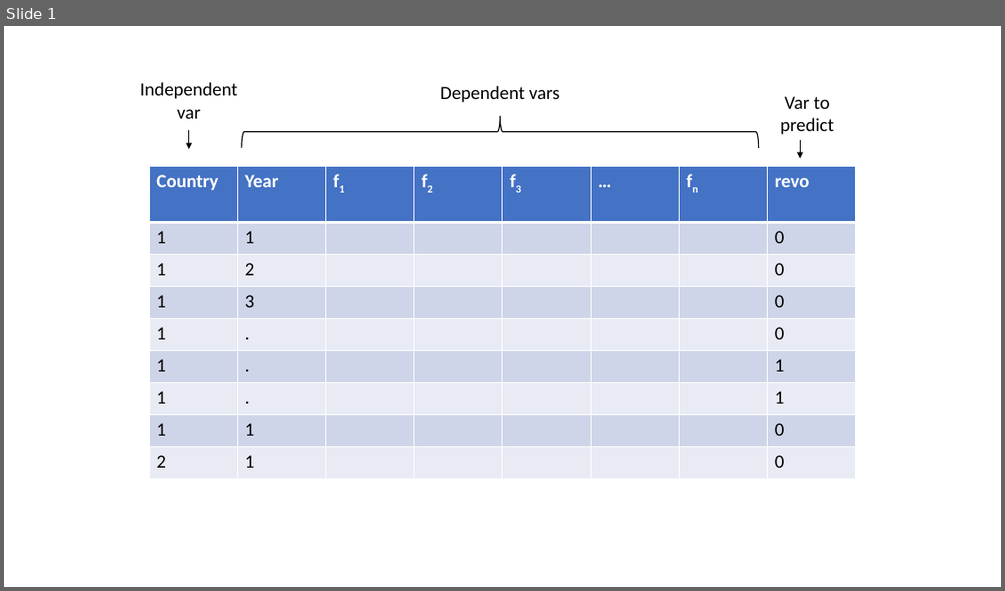
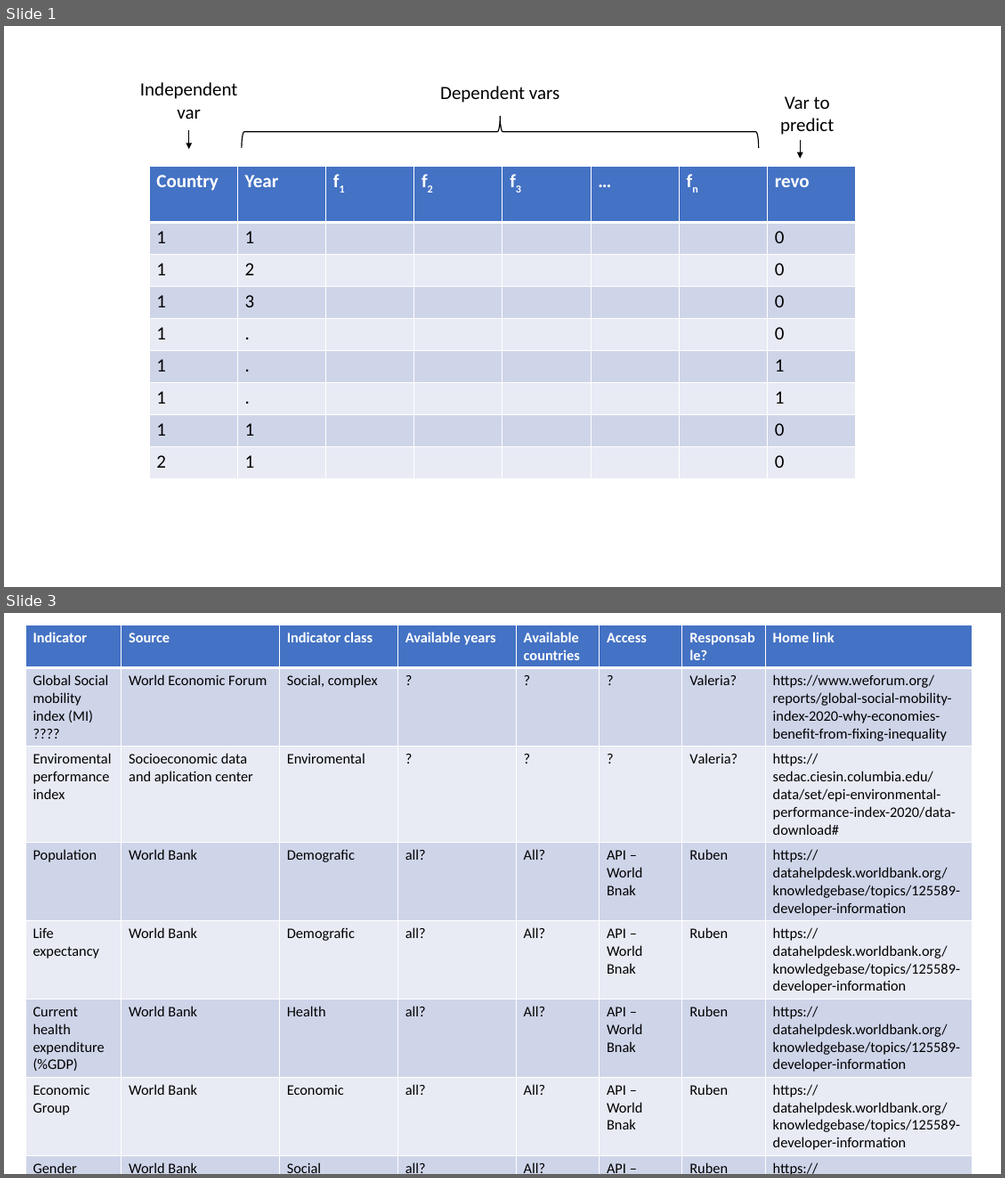
Before and after one commit to rjlopez2/ADS-_CAS_Bern_2020, a slide deck: Projects/M3/Project.pptx. Shown one above the other, each under a label of ours: slide 1 before the commit, slides 1 and 3 after it; the slides between them are not shown. The pictures are 1005x591 and 1005x1178 pixels, drawn with LibreOffice and Linux fonts; fonts in the diff are those of the drawing. Boxes give left, top, right and bottom in pixels: in the first picture for what was removed or moved away, otherwise in the second. Text is boxed around its words. In the diff, an @@ line names an element or a change of style, - is before the commit and + after.

```diff
--- a/Projects/M3/Project.pptx
+++ b/Projects/M3/Project.pptx
@@ slide 3 added at [4,613,1001,1174], background #FFFFFF @@
@@ table added at [25,625,971,1174], 8 rows, 8 columns @@
+Indicator | Source | Indicator class | Available years | Available countries | Access | Responsable? | Home link
+Global Social mobility index (MI) / ???? | World Economic Forum | Social, complex | ? | ? | ? | Valeria? | https://www.weforum.org/reports/global-social-mobility-index-2020-why-economies-benefit-from-fixing-inequality
+Enviromental performance index | Socioeconomic data and aplication center | Enviromental | ? | ? | ? | Valeria? | https://sedac.ciesin.columbia.edu/data/set/epi-environmental-performance-index-2020/data-download#
+Population | World Bank | Demografic | all? | All? | API – World Bnak | Ruben | https://datahelpdesk.worldbank.org/knowledgebase/topics/125589-developer-information
+Life expectancy | World Bank | Demografic | all? | All? | API – World Bnak | Ruben | https://datahelpdesk.worldbank.org/knowledgebase/topics/125589-developer-information
+Current health expenditure (%GDP) | World Bank | Health | all? | All? | API – World Bnak | Ruben | https://datahelpdesk.worldbank.org/knowledgebase/topics/125589-developer-information
+Economic Group | World Bank | Economic | all? | All? | API – World Bnak | Ruben | https://datahelpdesk.worldbank.org/knowledgebase/topics/125589-developer-information
+Gender equality index | World Bank | Social | all? | All? | API – World Bnak | Ruben | https://datahelpdesk.worldbank.org/knowledgebase/topics/125589-developer-information
```
Also in this commit, not shown: 2 other slides added, 10 other files.
